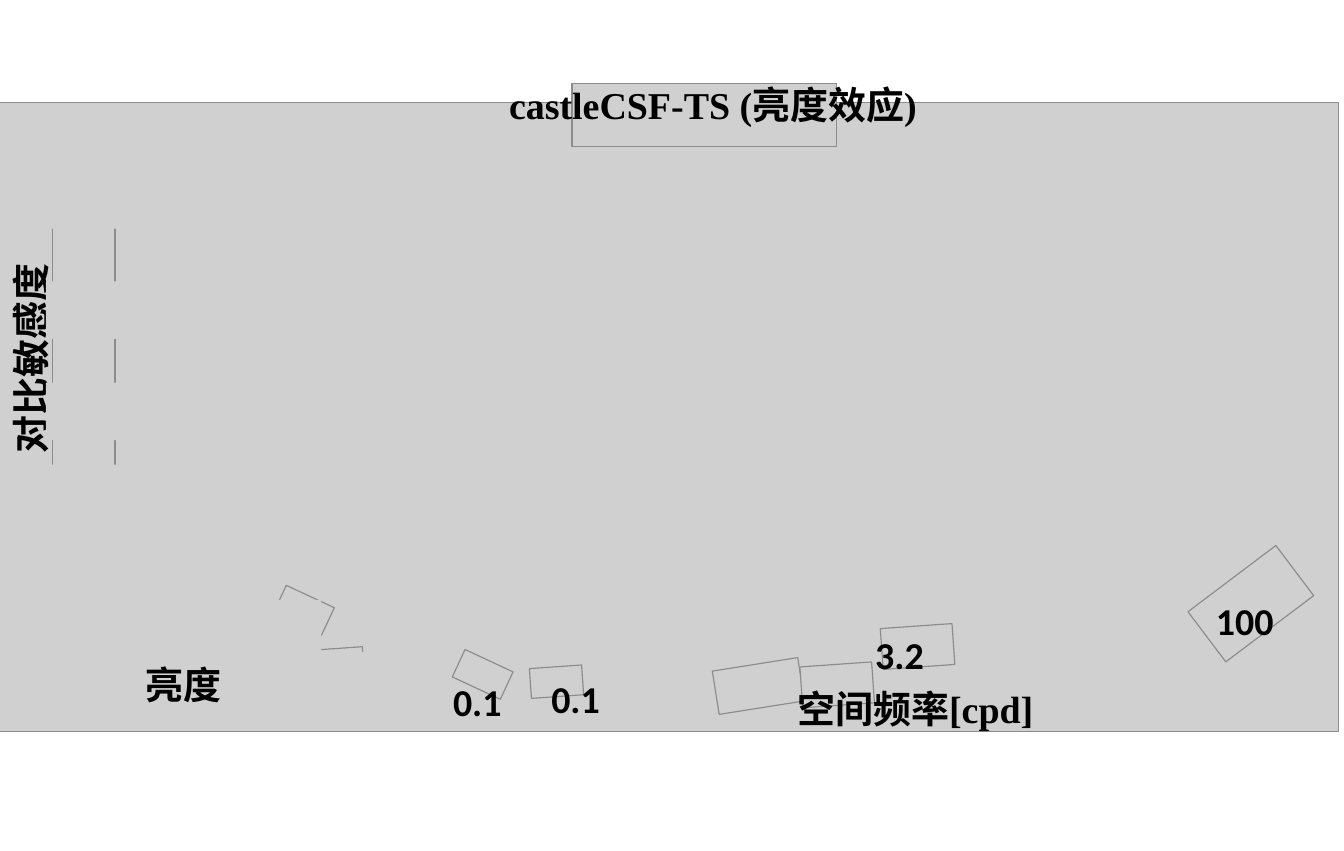
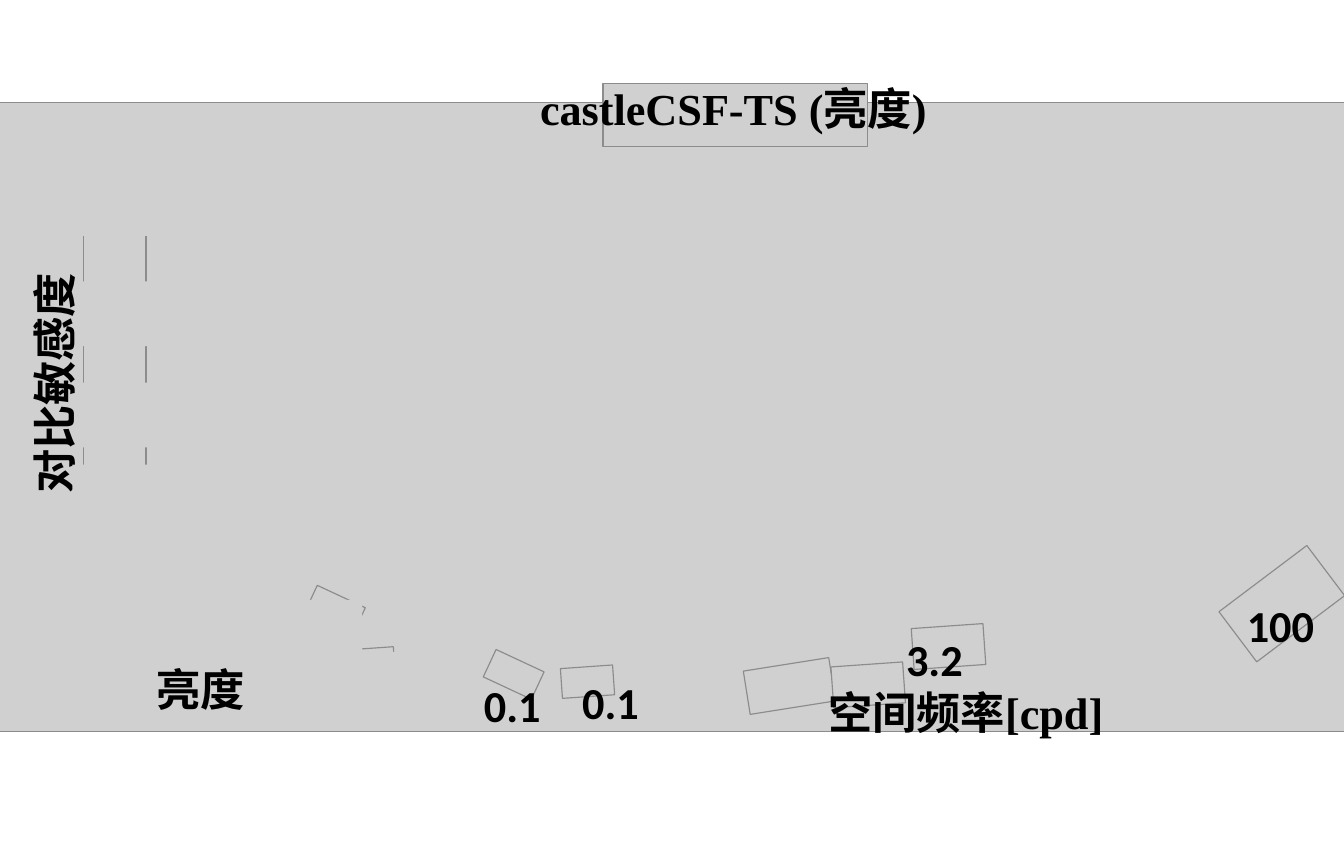
Before and after one commit to shanchangshuiyuan/latex-paper, a slide deck: slide 6 of 论文图片/图片转pdf/第三章/三种色彩通道下的对比敏感度随时空频率变化.pptx. Drawn at 1344x851 pixels with LibreOffice and Linux fonts; fonts in the diff are those of the drawing; grey boxes stand for pictures. Boxes give left, top, right and bottom in pixels: in the first picture for what was removed or moved away, otherwise in the second. Text is boxed around its words. In the diff, an @@ line names an element or a change of style, - is before the commit and + after.

```diff
--- a/论文图片/图片转pdf/第三章/三种色彩通道下的对比敏感度随时空频率变化.pptx
+++ b/论文图片/图片转pdf/第三章/三种色彩通道下的对比敏感度随时空频率变化.pptx
@@ 11 pictures: place and size @@
-11 pictures at (0,84,1338,732)
+11 pictures at (0,84,1344,732)
@@ text at (540,90,927,134): text changed; size 24 to 28 pt @@
-castleCSF-TS (亮度效应)
+castleCSF-TS (亮度)
@@ picture: place and size @@
-picture at (51,171,138,229)
+picture at (83,171,180,236)
@@ size 24 to 28 pt in 7 elements at (828,684,1103,740), (156,668,244,710), (484,685,541,733), (582,682,639,720), (906,639,963,677), (1247,613,1314,653), (21,295,85,487) @@
@@ text "对比敏感度": place and size @@
-text "对比敏感度" at (1,283,56,448)
+text "对比敏感度" at (21,295,85,487)
@@ picture: place and size @@
-picture at (46,281,132,339)
+picture at (77,281,174,346)
@@ picture: place and size @@
-picture at (46,382,132,440)
+picture at (77,382,174,447)
@@ picture: place and size @@
-picture at (41,464,132,522)
+picture at (73,464,170,529)
@@ text "100": place and size @@
-text "100" at (1216,610,1274,645)
+text "100" at (1247,613,1314,653)
@@ picture: place and size @@
-picture at (236,600,322,658)
+picture at (266,600,363,665)
@@ text "3.2": place and size @@
-text "3.2" at (875,638,924,670)
+text "3.2" at (906,639,963,677)
@@ text "亮度": place and size @@
-text "亮度" at (145,666,221,703)
+text "亮度" at (156,668,244,710)
@@ picture: place and size @@
-picture at (208,652,373,710)
+picture at (239,652,427,717)
@@ text "0.1": place and size @@
-text "0.1" at (453,684,502,717)
+text "0.1" at (484,685,541,733)
@@ text "0.1": place and size @@
-text "0.1" at (551,681,600,714)
+text "0.1" at (582,682,639,720)
@@ text "空间频率[cpd]": place and size @@
-text "空间频率[cpd]" at (797,684,1033,733)
+text "空间频率[cpd]" at (828,684,1103,740)
```
Also in this commit, not shown: 7 other slides changed, 29 other files.
